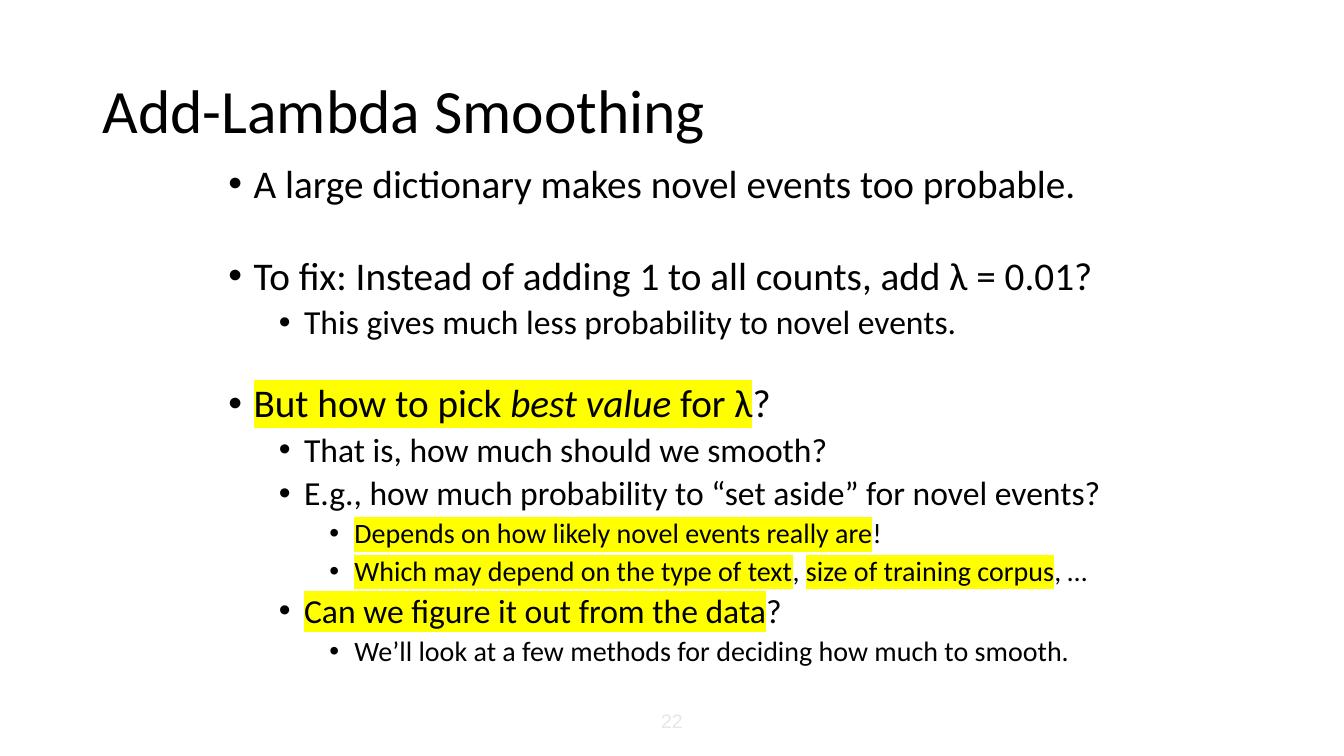
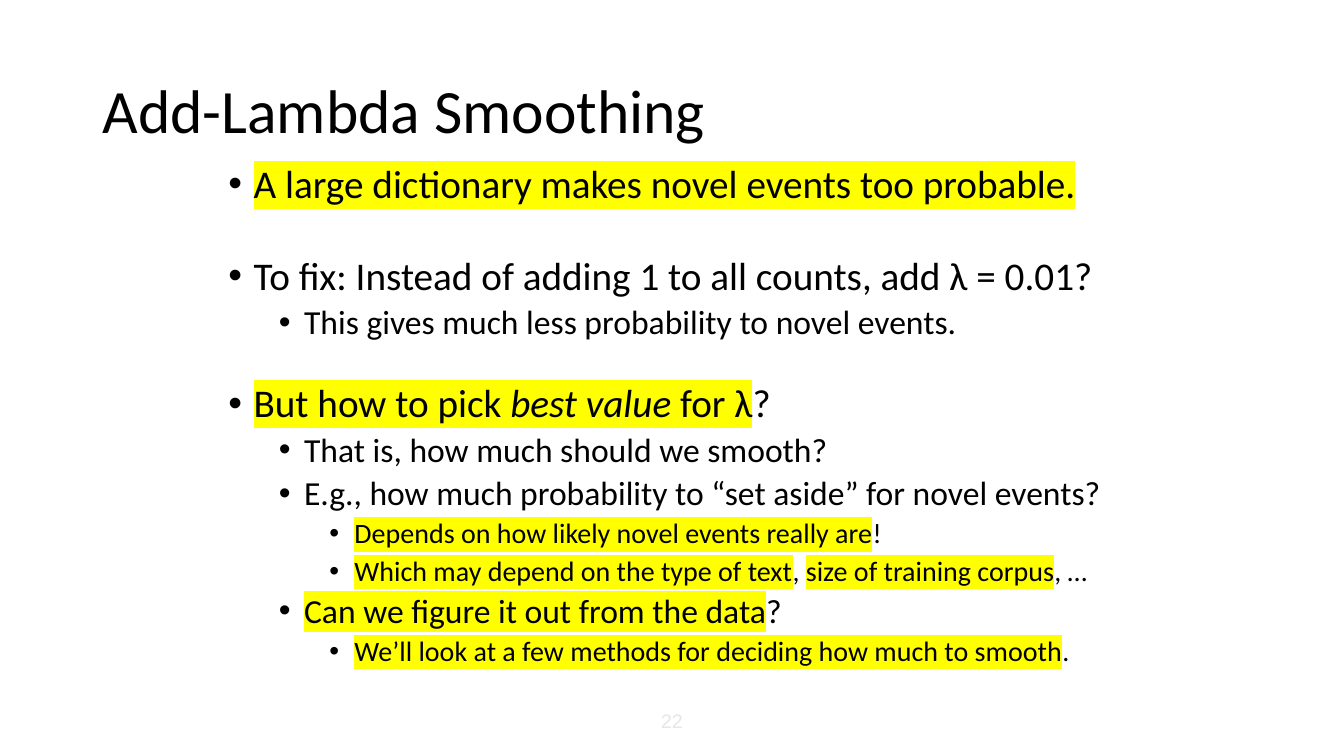
Before and after one commit to balhafni/csci_544_fa_18_slides, a slide deck: slide 22 of smoothing_0926.pptx. Drawn at 1344x756 pixels with LibreOffice and Linux fonts; fonts in the diff are those of the drawing. Boxes give left, top, right and bottom in pixels: in the first picture for what was removed or moved away, otherwise in the second. Text is boxed around its words. In the diff, an @@ line names an element or a change of style, - is before the commit and + after.

```diff
--- a/smoothing_0926.pptx
+++ b/smoothing_0926.pptx
@@ text at [254,170,1075,668]: highlight none to #FFFF00 in "A large dictionary makes novel events too ...", "We’ll look at a few methods for ..." @@
```
Also in this commit, not shown: 6 other slides changed.
